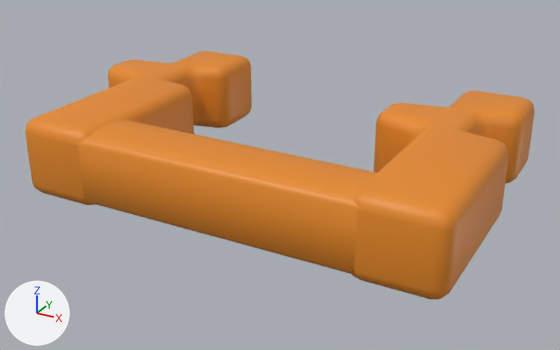
One commit to the FBX model Assets/src/Bloques/Modelos/bloqueIF.fbx: the scene before it, then after it.
Camera for both pictures: a camera (50 mm lens) standing at (2.78, -5.5, 2.32) and looking at (-0.08, -0.3, -0.28). The lights are fixed; the arrows at lower left show +X, +Y and +Z. Where no turn or scale is listed for an object, it has been applied to the vertices.

Objects in the first picture: 'BloqueIF', 'BloqueIF.001', 'BloqueIF.002'.
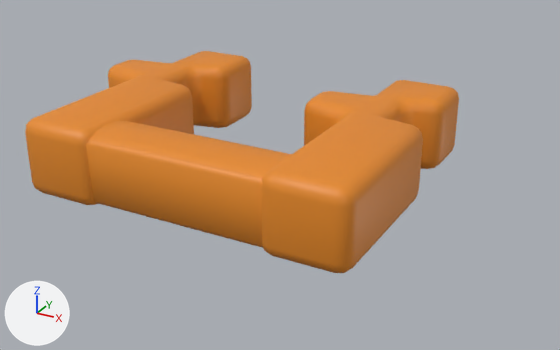
The newer file is also turned or shifted as a whole; pictures and numbers use the older file's frame.

What changed in the scene script:
```text
Change me_cubo_015:
    used by ob_bloqueif_002; location = (0.515, 0.003, -0.013)
    remove me_cubo_015.from_pydata(...)  # 32 vertices, 16 faces; spans x -1.97..0.91, y -1.51..-0.98, z -0.3..0.3
    add me_cubo_015.from_pydata(...)  # 32 vertices, 16 faces; spans x -1.71..0.17, y -1.48..-0.97, z -0.31..0.3
    me_cubo_015 part 1: 32 of 32 vertices moved; they spanned x -1.97..0.91, y -1.51..-0.98, z -0.3..0.3 and now span x -1.71..0.17, y -1.48..-0.97, z -0.31..0.3; mean shift (-0.24, 0.02, 0.0); largest move (0.91, -0.99, 0.23) -> (0.17, -0.97, 0.23)
Change ob_bloqueif:
    ob_bloqueif.location: (1.355, 0.71, -0.014) -> (0.708, 0.71, -0.014)
```

Boxes (x1, y1, x2, y2) around the edits, measured in the pictures (560 x 350 px):
'BloqueIF', moved: before (351, 91, 535, 299); after (262, 80, 459, 273)
'BloqueIF.002', reshaped (31% narrower, 17% shorter): before (77, 120, 377, 274); after (86, 121, 292, 248)
